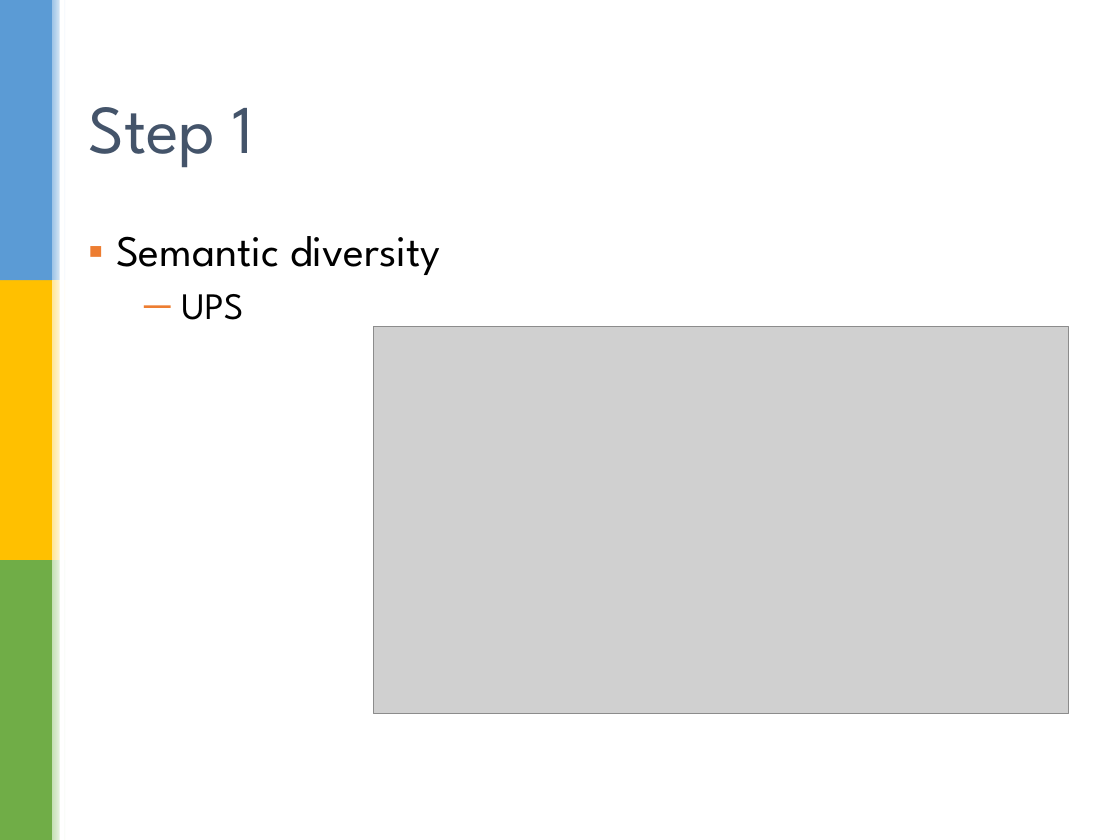
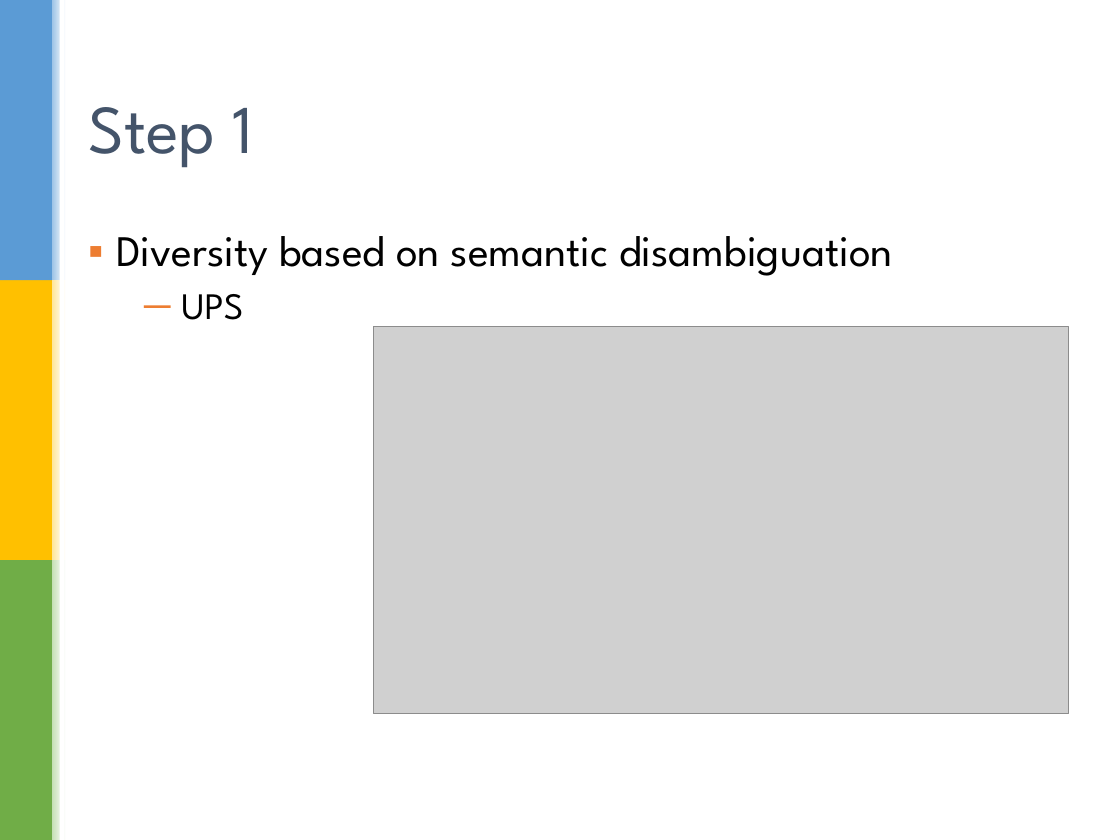
Before and after one commit to cmkumar87/CS5246Test, a slide deck: slide 8 of doc/Diversification_of _search_results_April_17.pptx. Drawn at 1120x840 pixels with LibreOffice and Linux fonts; fonts in the diff are those of the drawing; grey boxes stand for pictures; background and template pictures are left out. Boxes give left, top, right and bottom in pixels: in the first picture for what was removed or moved away, otherwise in the second. Text is boxed around its words. In the diff, an @@ line names an element or a change of style, - is before the commit and + after.

```diff
--- a/doc/Diversification_of _search_results_April_17.pptx
+++ b/doc/Diversification_of _search_results_April_17.pptx
@@ text at [116, 236, 893, 276]: text changed @@
-▪ Semantic diversity
+▪ Diversity based on semantic disambiguation
```
Also in this commit, not shown: 5 other slides changed, 1 slide added, 1 slide removed.
